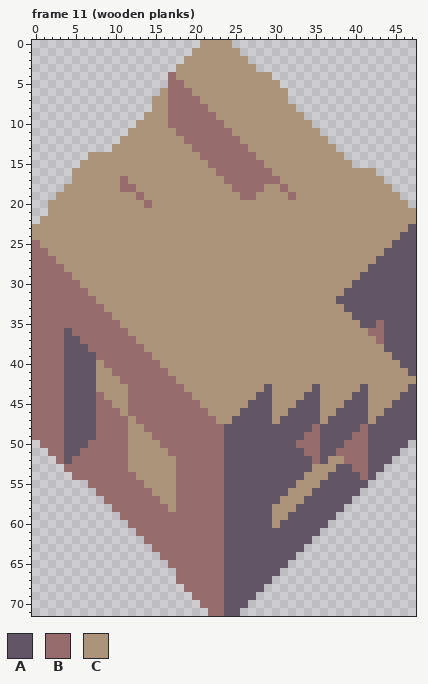
File history of a pixel-art file, resources/asesprite/nodes.aseprite. Above, as it was before the edit.
48x72 pixels, 13 frames. Shown: frame 11 (wooden planks). The commit also changed other frames, which this record leaves out.
Palette (. is transparent): A #625565  B #966c6c  C #ab947a
Pixels before, frame 11 (wooden planks) (only the part around the change), first column x 0:
 0 .....................CCCC.......................
 1 ....................CCCCCC......................
 2 ...................CCCCCCCC.....................
 3 ..................CCCCCCCCCC....................
 4 .................BCCCCCCCCCCCC..................
 5 .................BBCCCCCCCCCCCC.................
 6 ................CBBBCCCCCCCCCCCC................
 7 ...............CCBBBBCCCCCCCCCCC................
 8 ...............CCBBBBBCCCCCCCCCCC...............
 9 ..............CCCBBBBBBCCCCCCCCCCC..............
10 .............CCCCBBBBBBBCCCCCCCCCCC.............
11 ............CCCCCCBBBBBBBCCCCCCCCCCC............
12 ...........CCCCCCCCBBBBBBBCCCCCCCCCCC...........
13 ..........CCCCCCCCCCBBBBBBBCCCCCCCCCCC..........
14 .......CCCCCCCCCCCCCCBBBBBBBCCCCCCCCCCC.........
15 ......CCCCCCCCCCCCCCCCBBBBBBBCCCCCCCCCCC........
16 .....CCCCCCCCCCCCCCCCCCBBBBBBBCCCCCCCCCCCCC.....
17 .....CCCCCCBCCCCCCCCCCCCBBBBBBBCCCCCCCCCCCCC....
18 ....CCCCCCCBBCCCCCCCCCCCCBBBBCCBCCCCCCCCCCCCC...
19 ...CCCCCCCCCCBCCCCCCCCCCCCBBCCCCBCCCCCCCCCCCCC..
20 ..CCCCCCCCCCCCBCCCCCCCCCCCCCCCCCCCCCCCCCCCCCCCC.
21 ..CCCCCCCCCCCCCCCCCCCCCCCCCCCCCCCCCCCCCCCCCCCCCC
22 .CCCCCCCCCCCCCCCCCCCCCCCCCCCCCCCCCCCCCCCCCCCCCCC
23 CCCCCCCCCCCCCCCCCCCCCCCCCCCCCCCCCCCCCCCCCCCCCCCA
24 CCCCCCCCCCCCCCCCCCCCCCCCCCCCCCCCCCCCCCCCCCCCCCAA
25 BCCCCCCCCCCCCCCCCCCCCCCCCCCCCCCCCCCCCCCCCCCCCAAA
26 BBCCCCCCCCCCCCCCCCCCCCCCCCCCCCCCCCCCCCCCCCCCAAAA
27 BBBCCCCCCCCCCCCCCCCCCCCCCCCCCCCCCCCCCCCCCCCAAAAA
28 BBBBCCCCCCCCCCCCCCCCCCCCCCCCCCCCCCCCCCCCCCAAAAAA
29 BBBBBCCCCCCCCCCCCCCCCCCCCCCCCCCCCCCCCCCCCAAAAAAA
30 BBBBBBCCCCCCCCCCCCCCCCCCCCCCCCCCCCCCCCCCAAAAAAAA
31 BBBBBBBCCCCCCCCCCCCCCCCCCCCCCCCCCCCCCCCAAAAAAAAA
32 BBBBBBBBCCCCCCCCCCCCCCCCCCCCCCCCCCCCCCAAAAAAAAAA
33 BBBBBBBBBCCCCCCCCCCCCCCCCCCCCCCCCCCCCCCAAAAAAAAA
34 BBBBBBBBBBCCCCCCCCCCCCCCCCCCCCCCCCCCCCCCAAAAAAAA
35 BBBBBBBBBBBCCCCCCCCCCCCCCCCCCCCCCCCCCCCCCAABAAAA
36 BBBBABBBBBBBCCCCCCCCCCCCCCCCCCCCCCCCCCCCCCBBAAAA
37 BBBBAABBBBBBBCCCCCCCCCCCCCCCCCCCCCCCCCCCCCCBAAAA
38 BBBBAAABBBBBBBCCCCCCCCCCCCCCCCCCCCCCCCCCCCCCAAAA
39 BBBBAAAABBBBBBBCCCCCCCCCCCCCCCCCCCCCCCCCCCCCCAAA
40 BBBBAAAACBBBBBBBCCCCCCCCCCCCCCCCCCCCCCCCCCCCCCAA
41 BBBBAAAACCBBBBBBBCCCCCCCCCCCCCCCCCCCCCCCCCCCCCCA
42 BBBBAAAACCCBBBBBBBCCCCCCCCCCCCCCCCCCCCCCCCCCCCCC
43 BBBBAAAACCCCBBBBBBBCCCCCCCCCCACCCCCACCCCCACCCCCA
44 BBBBAAAABCCCBBBBBBBBCCCCCCCCAACCCCAACCCCAACCCCAA
45 BBBBAAAABBCCBBBBBBBBBCCCCCCAAACCCAAACCCAAACCCAAA
46 BBBBAAAABBBCBBBBBBBBBBCCCCAAAACCAAAACCAAAACCAAAA
47 BBBBAAAABBBBCBBBBBBBBBBCCAAAAACAAAAACAAAAACAAAAA
48 BBBBAAAABBBBCCBBBBBBBBBBAAAAAAAAAAABAAAAABAAAAAA
49 BBBBAAAABBBBCCCBBBBBBBBBAAAAAAAAAABBAAAABBAAAAAA
50 .BBBAAABBBBBCCCCBBBBBBBBAAAAAAAAABBBAAABBBAAAAA.
51 ..BBAABBBBBBCCCCCBBBBBBBAAAAAAAAAABBAABBBBAAAA..
52 ...BABBBBBBBCCCCCCBBBBBBAAAAAAAAAAABACCBBBAAA...
53 ....BBBBBBBBCCCCCCBBBBBBAAAAAAAAAAACCCAABBAA....
54 .....BBBBBBBBCCCCCBBBBBBAAAAAAAAAACCCAAAABA.....
55 .......BBBBBBBCCCCBBBBBBAAAAAAAAACCCAAAAAA......
56 ........BBBBBBBCCCBBBBBBAAAAAAAACCCAAAAAA.......
57 .........BBBBBBBCCBBBBBBAAAAAAACCCAAAAAA........
58 ..........BBBBBBBCBBBBBBAAAAAACCCAAAAAA.........
59 ...........BBBBBBBBBBBBBAAAAAACCAAAAAA..........
60 ............BBBBBBBBBBBBAAAAAACAAAAAA...........
61 .............BBBBBBBBBBBAAAAAAAAAAAA............
62 ..............BBBBBBBBBBAAAAAAAAAAA.............
63 ...............BBBBBBBBBAAAAAAAAAA..............
64 ................BBBBBBBBAAAAAAAAA...............
65 .................BBBBBBBAAAAAAAA................
66 ..................BBBBBBAAAAAAA.................
67 ..................BBBBBBAAAAAA..................
68 ...................BBBBBAAAAA...................
69 ....................BBBBAAAA....................
70 .....................BBBAAA.....................
71 ......................BBAA......................
Now the later version:
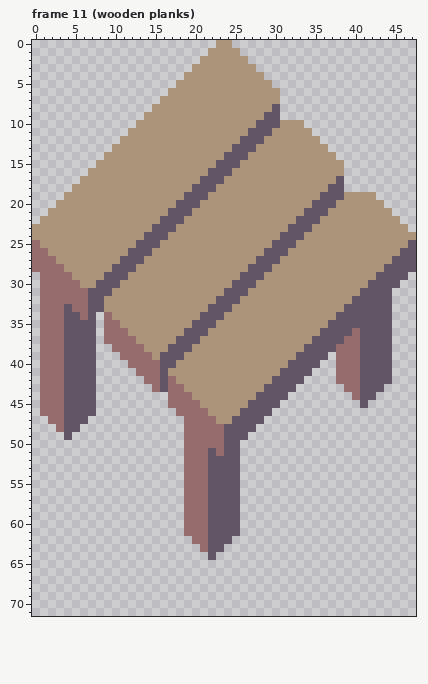
What changed:
layer "half/half north south" now hidden
layer "half/half east west" now hidden
layer "corners/corner top" now hidden
layer "corners/corner right" now hidden
layer "corners/corner bottom" now hidden
layer "corners/corner left" now hidden
layer "slope symmetric/Slope Symmetric North" now hidden
layer "slope symmetric/Slope Symmetric East" now hidden
layer "slope symmetric/Slope Symmetric South" now hidden
layer "slope symmetric/Slope Symmetric West" now hidden
Changed rows in their new state; - is an unchanged pixel.
Frame 11 (wooden planks):
first column x 0:
 0 ---------------------..-------------------------
 1 --------------------..--------------------------
 2 -------------------..---------------------------
 3 ------------------..----------------------------
 4 -----------------..----------.------------------
 5 -----------------.C-----------.-----------------
 6 ----------------.CCC-----------.----------------
 7 ---------------.-CCCC----------.----------------
 8 -----------------CCCCC--------A..---------------
 9 -----------------CCCCCC------AA...--------------
10 -----------------CCCCCCC----AAA---.-------------
11 ------------------CCCCCCC--AAA-----.------------
12 -------------------CCCCCCCAAA-------.-----------
13 --------------------CCCCCAAA---------.----------
14 -------..------------CCCAAAC----------.---------
15 ------..--------------CAAACCC----------.--------
16 -----..---------------AAACCCCC---------....-----
17 -----.-----C---------AAACCCCCCC-------A.....----
18 ----.------CC-------AAA--CCCC--C-----AA......---
19 ---.---------C-----AAA----CC----C---AAA----...--
20 --.-----------C---AAA--------------AAA------...-
21 -----------------AAA--------------AAA--------...
22 ----------------AAA--------------AAA----------..
23 ---------------AAA--------------AAA------------.
24 --------------AAA--------------AAA------------CC
25 -------------AAA--------------AAA------------CC-
26 ------------AAA--------------AAA------------CC--
27 -----------AAA--------------AAA------------CC---
28 ----------AAA--------------AAA------------CC----
29 .--------AAA--------------AAA------------CC----.
30 .-------AAA--------------AAA------------CC----..
31 .------AAA--------------AAA------------CC----...
32 .------AA--------------AAA------------CC-----...
33 .---A--AA-------------AAA--------------------...
34 .---AA-A.------------AAA--------------AA-----...
35 .---AAAA.-----------AAA--------------AAAA--A-...
36 .----AAA.----------AAA--------------AAAABAAA-...
37 .-----AA.---------AAA--------------AAAABBAAA-...
38 .------A..-------AAA--------------AAAABBBAAA-...
39 .-------...-----AAA--------------AAAA.BBBAAAA...
40 .-------....----AA--------------AAAA..BBBAAAA...
41 .-------.....---A--------------AAAA...BBBAAAA...
42 .-------......--A-------------AAAA....BBBAAAA...
43 .-------.......-A-------------AAA......BB-AA....
44 .-------.........-------------AA........B-A.....
45 .-------.........-------------A..........-......
46 .-------..........------------..................
47 ..-----............----------...................
48 ...---.............---------....................
49 ....-..............--------.....................
50 -..................-------.....................-
51 --.................---A---....................--
52 ---................---AA--...................---
53 ----...............---AA--..................----
54 -----..............---AA--.................-----
55 -------............---AA--................------
56 --------...........---AA--...............-------
57 ---------..........---AA--..............--------
58 ----------.........---AA--.............---------
59 -----------........---AA--............----------
60 ------------.......---AA--...........-----------
61 -------------......---AA--..........------------
62 --------------......--AA-..........-------------
63 ---------------......-AA..........--------------
64 ----------------......A..........---------------
65 -----------------...............----------------
66 ------------------.............-----------------
67 ------------------............------------------
68 -------------------..........-------------------
69 --------------------........--------------------
70 ---------------------......---------------------
71 ----------------------....----------------------
